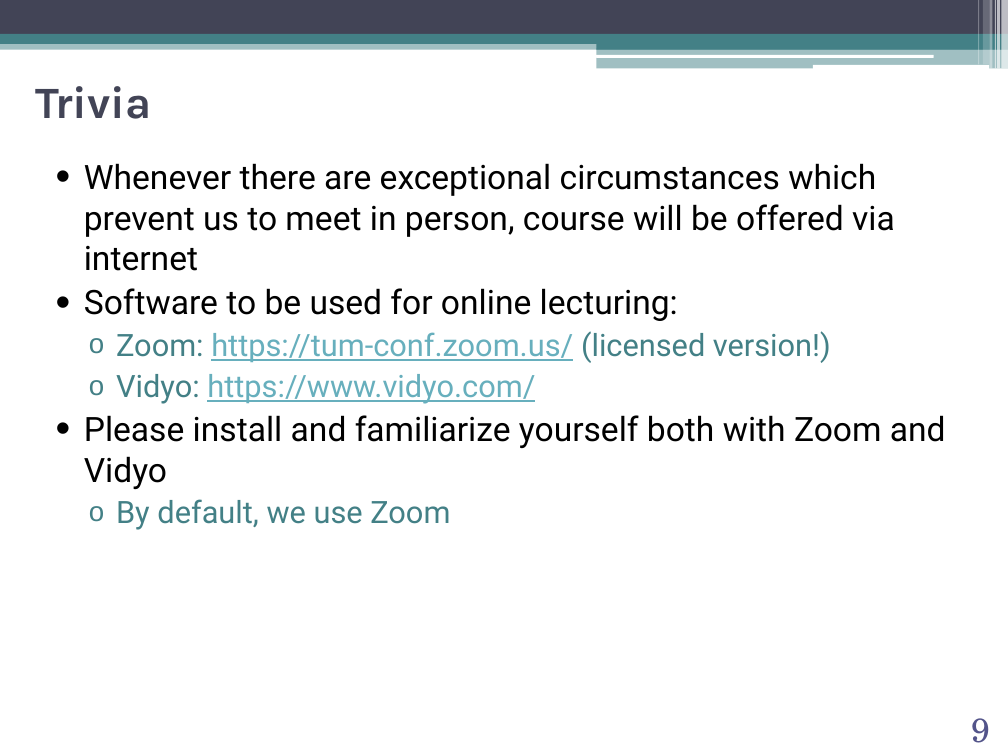
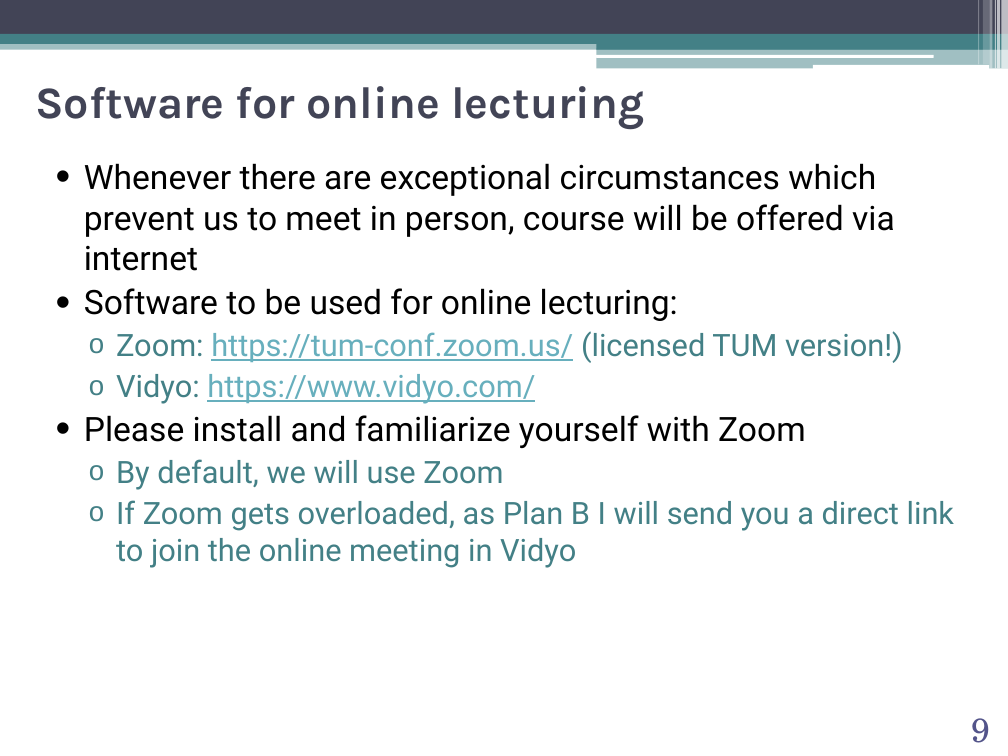
Before and after one commit to abilandz/PH8124, a slide deck: slide 9 of Lecture_1/ABilandzic_PH8124_SS2020_0c.pptx. Drawn at 1008x756 pixels with LibreOffice and Linux fonts; fonts in the diff are those of the drawing; background and template pictures are left out. Boxes give left, top, right and bottom in pixels: in the first picture for what was removed or moved away, otherwise in the second. Text is boxed around its words. In the diff, an @@ line names an element or a change of style, - is before the commit and + after.

Commit message:
small update in the slides

```diff
--- a/Lecture_1/ABilandzic_PH8124_SS2020_0c.pptx
+++ b/Lecture_1/ABilandzic_PH8124_SS2020_0c.pptx
@@ title at (35,86,644,130): text changed @@
-Trivia
+Software for online lecturing
@@ text at (116,331,903,363): text changed; text colour #67AFBD to #438086 @@
-  o Zoom: https://tum-conf.zoom.us/ (licensed version!)
+  o Zoom: https://tum-conf.zoom.us/ (licensed TUM version!)
@@ text at (84,415,954,568): text changed; size 24 to 22 pt; text colour #000000 to #438086 @@
-• Please install and familiarize yourself both with Zoom and Vidyo
-  o By default, we use Zoom
+• Please install and familiarize yourself with Zoom
+  o By default, we will use Zoom
+  o If Zoom gets overloaded, as Plan B I will send you a direct link to join the online meeting in Vidyo
```
Also in this commit, not shown: 16 other slides changed, 3 other files.
